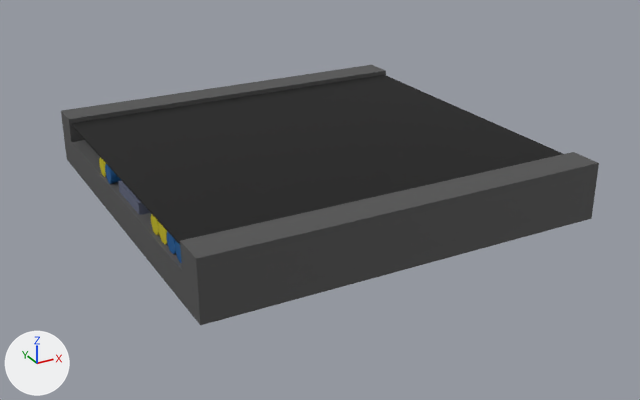
Renders of the FBX model ChaoticShooter/Assets/Art/FBX Files/ModularTile1_Middle.fbx from each side of a commit.
Rendered twice from a 50 mm lens placed at (-0.0683, -0.1284, 0.0612), pointed at (0.0001, -0.0039, -0.001). The lights are fixed; the arrows at lower left show +X, +Y and +Z.
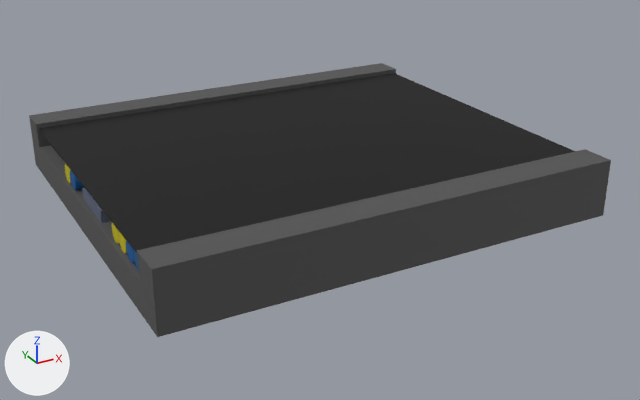
Pixel boxes [x1, y1, x2, y2] of what changed, in the pictures (640 x 400 px; the box of a moved part takes in the faces that stretch with it):
'polySurface13', reshaped, moved, rescaled (8% wider)
    before: [61, 65, 599, 325]
    after: [29, 63, 611, 337]
part 1 of me_mesh, moved or reshaped
    before: [151, 214, 159, 235]
    after: [111, 223, 120, 244]
part 2 of me_mesh, moved or reshaped
    before: [158, 222, 167, 244]
    after: [119, 232, 127, 253]
part 3 of me_mesh, moved or reshaped
    before: [167, 231, 176, 254]
    after: [126, 241, 135, 263]
part 4 of me_mesh, moved or reshaped
    before: [175, 241, 181, 263]
    after: [134, 251, 139, 272]
part 5 of me_mesh, moved or reshaped
    before: [99, 158, 122, 184]
    after: [65, 164, 85, 190]
part 6 of me_mesh, moved or reshaped
    before: [61, 111, 71, 141]
    after: [29, 116, 39, 146]
part 7 of me_mesh, moved or reshaped
    before: [64, 124, 599, 325]
    after: [32, 129, 611, 337]
part 8 of me_mesh, moved or reshaped
    before: [118, 181, 151, 215]
    after: [82, 188, 111, 223]
part 9 of me_mesh, moved or reshaped
    before: [62, 65, 563, 270]
    after: [29, 63, 575, 281]

Edits to the bpy script that builds the scene:
```text
Change me_mesh:
    used by ob_polysurface13; location = (0.0, 0.0, 0.005); rotation_euler = (1.571, 0.0, 0.0), in degrees (90, 0, 0); scale = (0.01, 0.01, 0.01)
    remove me_mesh.from_pydata(...)  # 620 vertices, 756 faces; spans x -3.42..3.42, y -0.49..0.49, z -3.42..3.42
    add me_mesh.from_pydata(...)  # 620 vertices, 756 faces; spans x -3.57..3.57, y -0.49..0.49, z -3.42..3.42
    me_mesh part 1: the loose piece of 42 vertices spanning x -3.36..3.36, y 0.04..0.36, z 1.45..1.77 is multiplied about its middle by the matrix ((1.045, 0.0, 0.0), (0.0, 1.0, 0.0), (0.0, 0.0, 1.0))
    me_mesh part 2: the loose piece of 42 vertices spanning x -3.36..3.36, y 0.04..0.36, z 1.78..2.1 is multiplied about its middle by the matrix ((1.045, 0.0, 0.0), (0.0, 1.0, 0.0), (0.0, 0.0, 1.0))
    me_mesh part 3: the loose piece of 42 vertices spanning x -3.36..3.36, y 0.04..0.36, z 2.11..2.43 is multiplied about its middle by the matrix ((1.045, 0.0, 0.0), (0.0, 1.0, 0.0), (0.0, 0.0, 1.0))
    me_mesh part 4: the loose piece of 42 vertices spanning x -3.36..3.36, y 0.04..0.36, z 2.45..2.77 is multiplied about its middle by the matrix ((1.045, 0.0, 0.0), (0.0, 1.0, 0.0), (0.0, 0.0, 1.0))
    me_mesh part 5: all 44 vertices in x -3.38..-3.35, y 0.0..0.36, z -1.1..-0.13 are moved by (-0.15, 0.0, 0.0)
    me_mesh part 6: all 7 vertices in x -3.42..-3.38, y -0.49..0.49, z -3.42..-2.84 are moved by (-0.15, 0.0, 0.0)
    me_mesh part 7: all 7 vertices in x -3.42..-3.38, y -0.49..0.49, z 2.84..3.42 are moved by (-0.15, 0.0, 0.0)
    me_mesh part 8: all 2 vertices in x -3.35, y 0.0..0.24, z 0.87 are moved by (-0.15, 0.0, 0.0)
    me_mesh part 9: 7 of the vertices in x 3.38..3.42, y -0.49..0.49, z -3.42..-2.84 are moved by (0.15, 0.0, 0.0)
Change ob_polysurface13:
    ob_polysurface13.location: (0.0, 0.0, 0.005) -> (-0.0016, 0.0, 0.005)
    ob_polysurface13.scale: (0.01, 0.01, 0.01) -> (0.0108, 0.01, 0.01)
```
